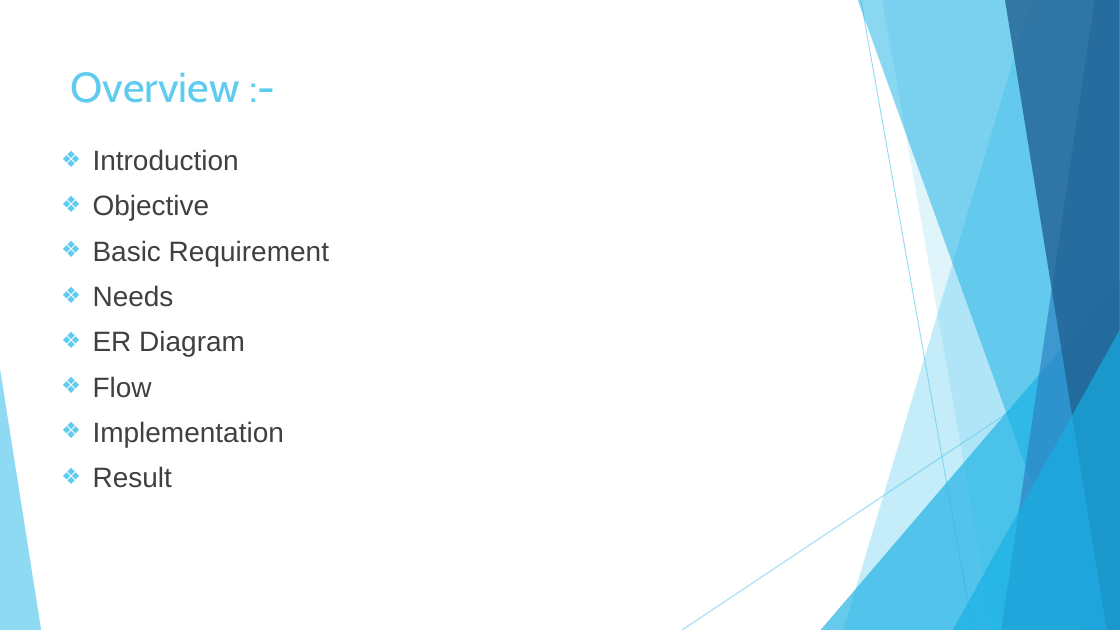
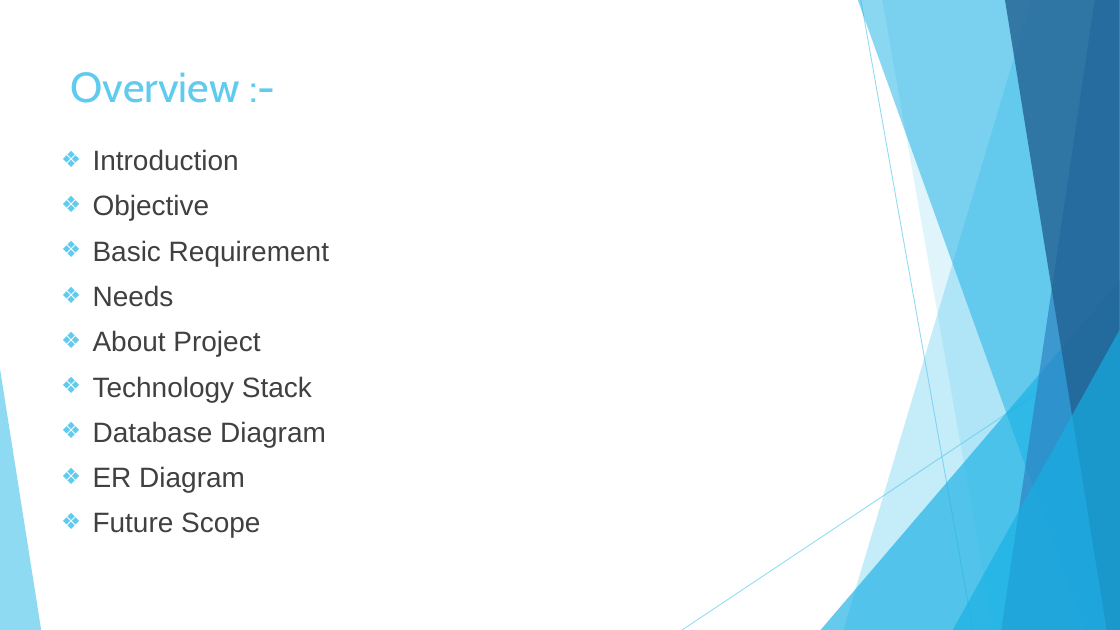
Before and after one commit to khandareswapnil/AirLinePricingModel, a slide deck: slide 2 of Photos/PPT.pptx. Drawn at 1120x630 pixels with LibreOffice and Linux fonts; fonts in the diff are those of the drawing. Boxes give left, top, right and bottom in pixels: in the first picture for what was removed or moved away, otherwise in the second. Text is boxed around its words. In the diff, an @@ line names an element or a change of style, - is before the commit and + after.

```diff
--- a/Photos/PPT.pptx
+++ b/Photos/PPT.pptx
@@ text at (x1=93, y1=330, x2=326, y2=447): paragraphs added @@
+❖ About Project
+❖ Technology Stack
+❖ Database Diagram
@@ text at (x1=93, y1=512, x2=260, y2=538): text changed @@
-❖ Flow
-❖ Implementation
-❖ Result
+❖ Future Scope
```
Also in this commit, not shown: 1 other slide changed, 5 slides added, 1 slide removed, 11 other files.
